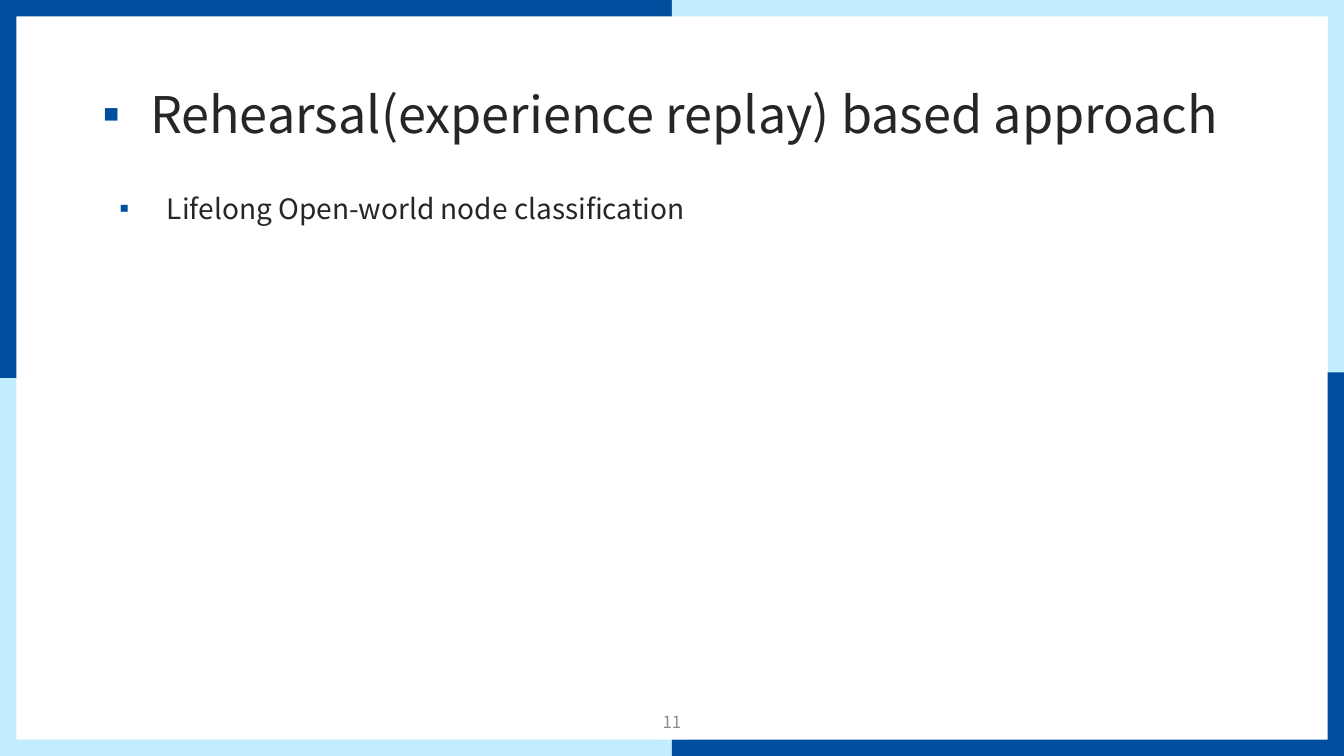
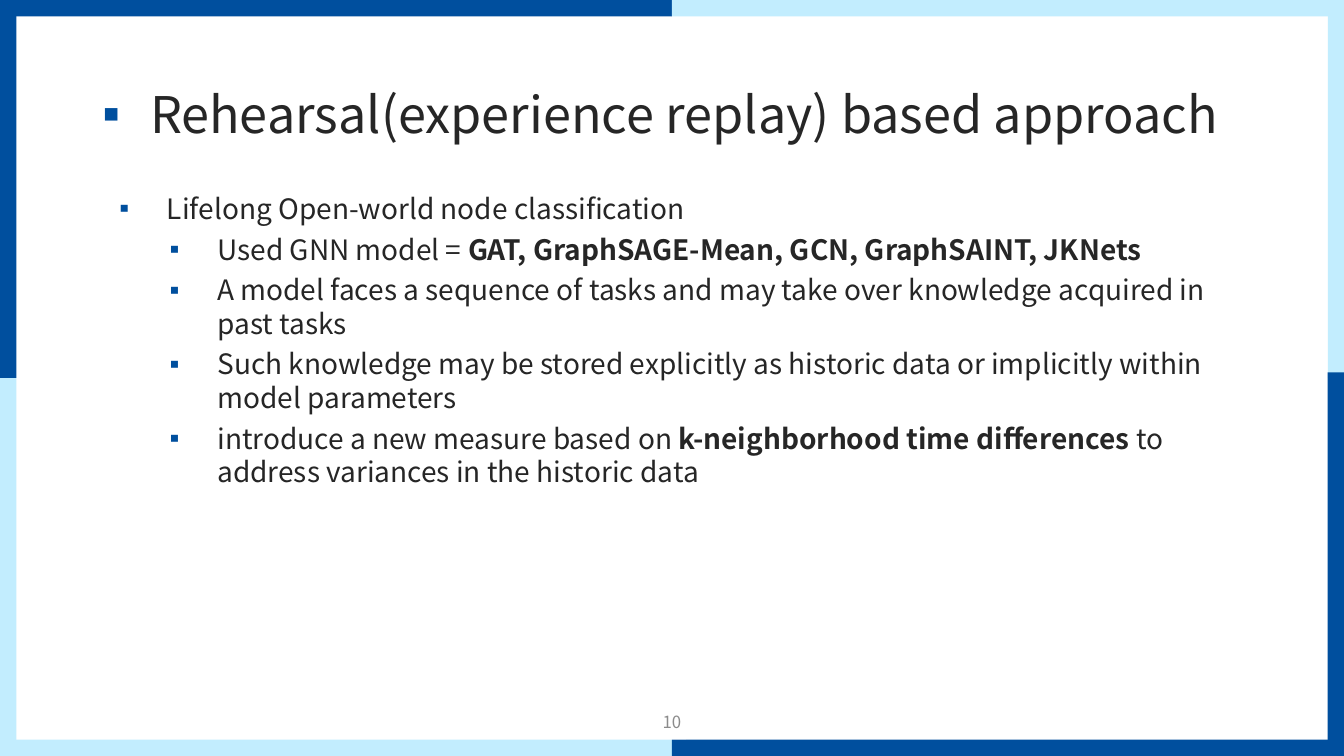
Before and after one commit to mmvv11/GraduateStudies, a slide deck: slide 10 of papers/papersForKCC/논문 관련 조사 및 아이디어.pptx (slide 11 before the commit). Drawn at 1344x756 pixels with LibreOffice and Linux fonts; fonts in the diff are those of the drawing; background and template pictures are left out. Boxes give left, top, right and bottom in pixels: in the first picture for what was removed or moved away, otherwise in the second. Text is boxed around its words. In the diff, an @@ line names an element or a change of style, - is before the commit and + after.

```diff
--- a/papers/papersForKCC/논문 관련 조사 및 아이디어.pptx
+++ b/papers/papersForKCC/논문 관련 조사 및 아이디어.pptx
@@ text at [217,237,1205,483]: paragraphs added @@
+  ▪ Used GNN model = GAT, GraphSAGE-Mean, GCN, GraphSAINT, JKNets
+  ▪ A model faces a sequence of tasks and may take over knowledge acquired in past tasks
+  ▪ Such knowledge may be stored explicitly as historic data or implicitly within model parameters
+  ▪ introduce a new measure based on k-neighborhood time differences to address variances in the historic data
@@ page number at [663,715,682,728]: text changed @@
-11
+10
```
Also in this commit, not shown: 4 other slides changed, 1 slide added, 6 slides removed.
